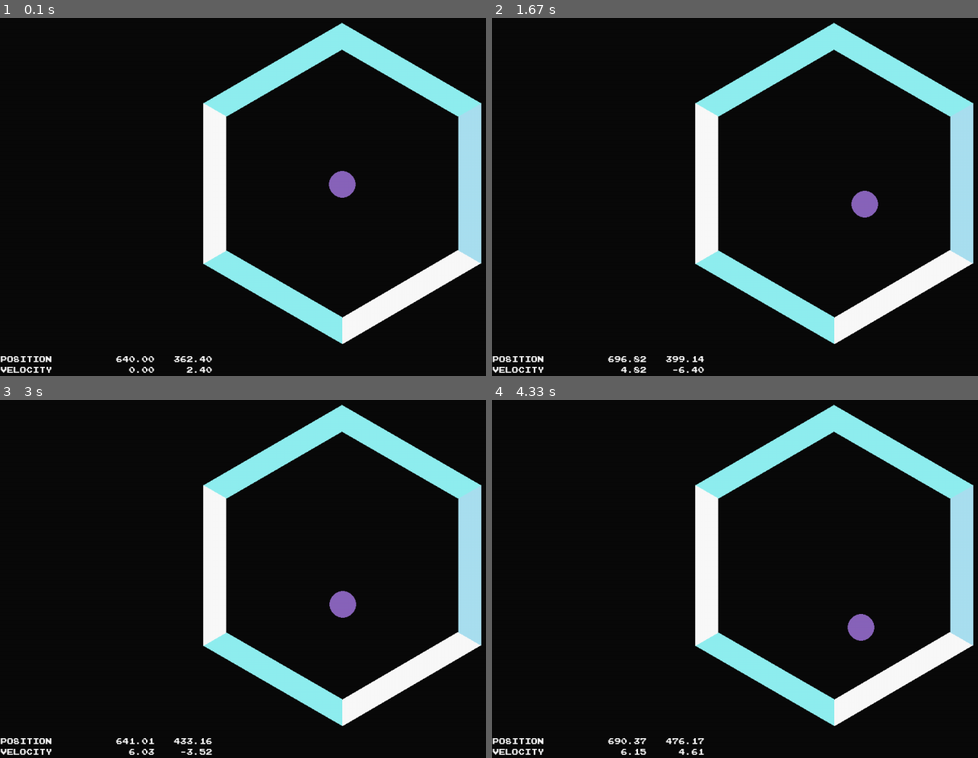
Above: before the commit, frames 1-4 (two rows, left to right).
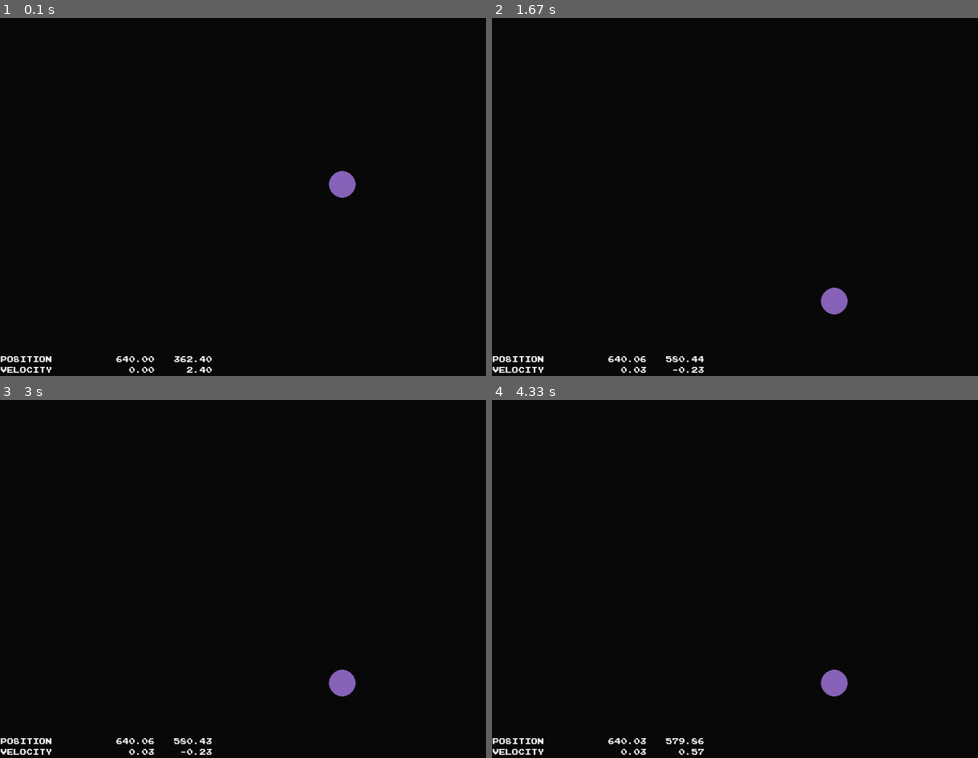
Above: after the commit, the same moments.

Repository: jwannamaker/PolyBounce
Game: pygame game, started from main.py
Same seed, same stepped clock (60 frames per second), same inputs: the game is played once before the commit and once after it.
Inputs:
- Up to frame 1 (0.1 s): no input
- Up to frame 2 (1.67 s): tap E at 0.33 s; hold D 0.67-1.13 s
- Up to frame 3 (3 s): no input
- Up to frame 4 (4.33 s): no input

The runs differ from the first frame. In frame 1, 12% of the frame differs, in the area x 41-100%, y 1-92%; in frame 2, 13%, in the area x 25-100%, y 1-100%; in frame 3, 13%; in frame 4, 13%.

Commit message:
Working on abstraction of Side attributes into their own class outside of Polygon, so the structure will be simplified.

Diff:
--- a/ball.py
+++ b/ball.py
@@ -77,15 +77,6 @@
     #                     self.velocity.y = bounced_velocity.y
 
     def update(self, dt):
-        # Applying any user input for movement
-        if self.keys_held.count('left'):
-            self.body.apply_force_at_local_point(LEFT, [0, 0])
-        if self.keys_held.count('right'):
-            self.body.apply_force_at_local_point(RIGHT, [0, 0])
-        if self.keys_held.count('up'):
-            self.body.apply_force_at_local_point(UP, [0, 0])
-        if self.keys_held.count('down'):
-            self.body.apply_force_at_local_point(DOWN, [0, 0])
         self.position = pymunk.pygame_util.to_pygame(self.body.position, self.image)
 
 
--- a/polygon.py
+++ b/polygon.py
@@ -3,6 +3,41 @@
 '''
 
 from utils import *
+
+class Side(pygame.sprite.Sprite):
+    '''
+        Represents one side of a Polygon. Using for better organization of data.
+
+        Inherits Sprite in order to use collision of masks; Kill individual sides
+        instead of the whole polygon.
+    '''
+    def __init__(self, parent, *, prev_side=None, next_side=None, inner_vertices, outer_vertices):
+        super().__init__()
+        self.prev_side = prev_side
+        self.next_side = next_side
+        self.points = [inner_vertices[0], outer_vertices[1], outer_vertices[0], outer_vertices[1]]
+        self.color = self.get_color()
+        self.shape = pymunk.Poly(self.parent.body, self.points, radius=1)
+
+        # sprite attributes
+        self.image = self.parent.get_subsurface() # as a subsurface, the colorkey should already be set
+        self.draw()
+        self.rect = self.image.get_rect()
+        self.mask = pygame.mask.from_surface(self.image)
+
+    def get_color(self):
+        color = pygame.Color(255, 0, 0, 255) # bc RED is a good error color to me
+        if self.prev_side and self.next_side:
+            while color == self.prev_side.color or color == self.next_side.color:
+                color.update(random.choice(list(RING_PALLETE.values())))
+        else:
+            color.update(random.choice(list(RING_PALLETE.values())))
+        return color
+
+    def draw(self):
+        gfxdraw.filled_polygon(self.image, self.shape.get_vertices(), self.color)
+
+
 
 class Polygon(pygame.sprite.Sprite):
     '''Polygon ring rotates using  Q/A (counterclockwise) and E/D (clockwise).
@@ -16,45 +51,56 @@
         self.radius = radius
         self.N = N
         self.wall_thickness = wall_thickness
-        self.inner_radius = self.radius - self.wall_thickness
 
         # self.active = False     # active ==> ball currently inside
-        self.rotation_state = {}
+        self.rotation_state = None
 
         # Calculated properties
+        self.inner_radius = self.radius - self.wall_thickness
         self.position = Vector2(CENTER)
-        self.theta = self.get_theta()
+        self.theta = (2 * np.pi) / self.N   # Internal angle in radians
+
+        # Pygame properties
+        self.image = pygame.Surface((self.radius * 2, self.radius * 2))
+        self.image.fill((0, 0, 0))
+        self.image.set_colorkey((0, 0, 0))
         self.vertices = self.get_vertices(self.radius, self.radius)
         self.inner_vertices = self.get_vertices(self.inner_radius, self.radius)
-        self.image = pygame.Surface((self.radius*2, self.radius*2))
-        self.image.fill((0, 0, 0))
-        self.image.set_colorkey((0, 0, 0))
         self.rect = self.image.get_rect()
         self.rect.center = self.position
-        self.draw_ring()
+        # self.draw_ring()
         self.mask = pygame.mask.from_surface(self.image)
         self.color_sides()
 
-        # pymunk setup as a kinematic body because it needs to be able to rotate
+        # pymunk setup
+        # TODO: figure out how to deal with Kinematic body types so it can rotate
+        # but otherwise behave like a static body type
         self.body = pymunk.Body(0, 0, pymunk.Body.STATIC)
         self.body.position = float(CENTER.x), float(CENTER.y)
         sides = self.get_vertices(self.inner_radius)
         Polygon.attach_segments(sides, self.body, space)
 
-    def get_theta(self):
+    def get_vertices(self, radius, offset=0, tilt=-np.pi/2):
         '''
-            Returns the calculation for the internal angle in radians. Used for
-            drawing the vertices of the polygon.
+            Offset represents the offset of the center of the regular polygon
+            vertices generated from this method.
         '''
-        return (2 * np.pi) / self.N
-
-    def get_vertices(self, radius, offset=0, tilt=-np.pi/2):
         vertices = []
         for i in range(1, self.N + 1):
             x = (radius * np.cos(tilt + self.theta * i)) + offset
             y = (radius * np.sin(tilt + self.theta * i)) + offset
             vertices.append(Vector2(x, y))
         return vertices
+
+    def get_sides(self):
+        '''
+            This method organizes all the necessary properties of each side into
+            a list attribute of this Polygon.
+        '''
+        self.sides.append(Side(self, ))
+        for i in range(self.N):
+            self.sides.append()
+
 
     @staticmethod
     def attach_segments(vertices, body, space):
@@ -69,20 +115,16 @@
             j = i + 1 if i < len(vertices)-1 else 0
             point_a = vertices[i][0], vertices[i][1]
             point_b = vertices[j][0], vertices[j][1]
-            segment = pymunk.Segment(body, point_a, point_b, 2)
+            segment = pymunk.Segment(body, point_a, point_b, 1)
             segment.set_neighbors(point_a, point_b) # there is a neighbor present at both endpoints of this segment
             segment.density = 100
-            segment.elasticity = 0.98
-            segment.friction = 0.65
+            segment.elasticity = 0.5
+            segment.friction = 0.7
             space.add(segment)
         # return segment_list
 
-    def draw_ring(self):
-        '''
-            Draw the ring according to the position of the polygon.
-        '''
-        pygame.draw.polygon(self.image, RING_PALLETE['cyan'], self.vertices)
-        pygame.draw.polygon(self.image, (0, 0, 0), self.inner_vertices)
+    def get_subsurface(self):
+        return self.image.subsurface((0, 0, self.radius * 2, self.radius * 2))
 
     def draw(self, surface):
         blit_position = self.position - Vector2(self.radius)
@@ -97,42 +139,21 @@
         '''
         start_angle = np.pi/2
         stop_angle = start_angle + self.theta
-        arc_surface = self.image.subsurface((0, 0, 600, 600))
-        for i in range(self.N):
-            r_color = random.choice(list(RING_PALLETE.values()))
+        arc_surface = self.image.subsurface((0, 0, self.radius * 2, self.radius * 2))
+        rand_color = random.choice(list(RING_PALLETE.values()))
+        for i in range(self.N + 1):
             start_angle += self.theta
             stop_angle += self.theta
-            pygame.draw.arc(arc_surface, r_color, (0, 0, 600, 600), start_angle, stop_angle, self.radius)
+            pygame.draw.arc(arc_surface, rand_color, (0, 0, self.radius * 2, self.radius * 2), start_angle, stop_angle, self.radius)
         arc_surface.blit(self.mask.to_surface(), (0, 0), None, pygame.BLEND_RGBA_MULT)
 
+    def update(self, dt):
+        '''
+            Updates each side of the polygon
+        '''
 
-    def get_closest_side(self, point):
-        '''
-            Returns the two points from the inner vertices that are closest to
-            the passed point.
-        '''
-        distances = list(map(point.distance_to, self.inner_vertices))
-        distances_dict = dict(zip(distances, self.inner_vertices))
 
-        # Get the shortest distance from the point to a vertex and remove from distances
-        closest_distance = min(distances_dict.keys())
-        closest_vertex = distances_dict.pop(closest_distance)
-
-        # Get the next shortest distance from the point to the remaining vertices and remove from distances
-        next_distance = min(distances_dict.keys())
-        next_vertex = distances_dict.pop(next_distance)
-
-        # Return the vector representing the slope of the closest side
-        return get_slope(Vector2(closest_vertex), Vector2(next_vertex))
-
-    def update(self, dt):
-        if self.rotation_state.get('cw'):
-            print('Rotate clockwise more')
-            self.cw_rotate(dt)
-        elif self.rotation_state.get('ccw'):
-            print('Rotate counter-clockwise more')
-        else:
-            self.rotation_state.clear()
+        # TODO Apply some amount of rotation if needed, checking in self.rotation_state
 
     def cw_rotate(self, dt):
         print(f'Applying angular velocity of {dt} for time length {dt}')
